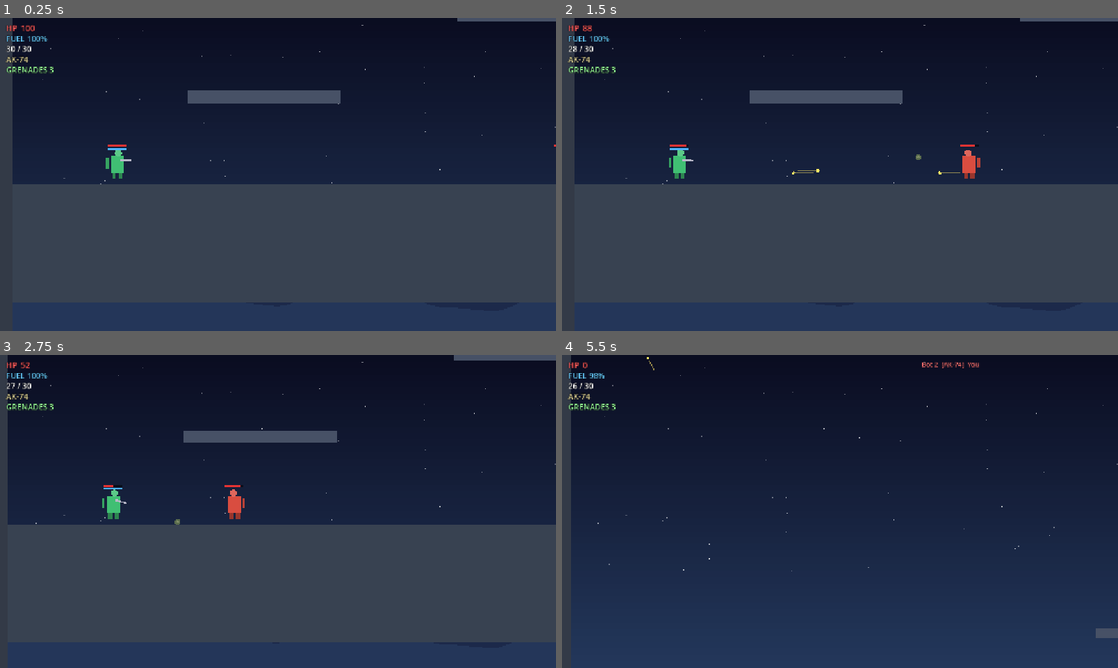
Above: before the commit, frames 1-4 (two rows, left to right).
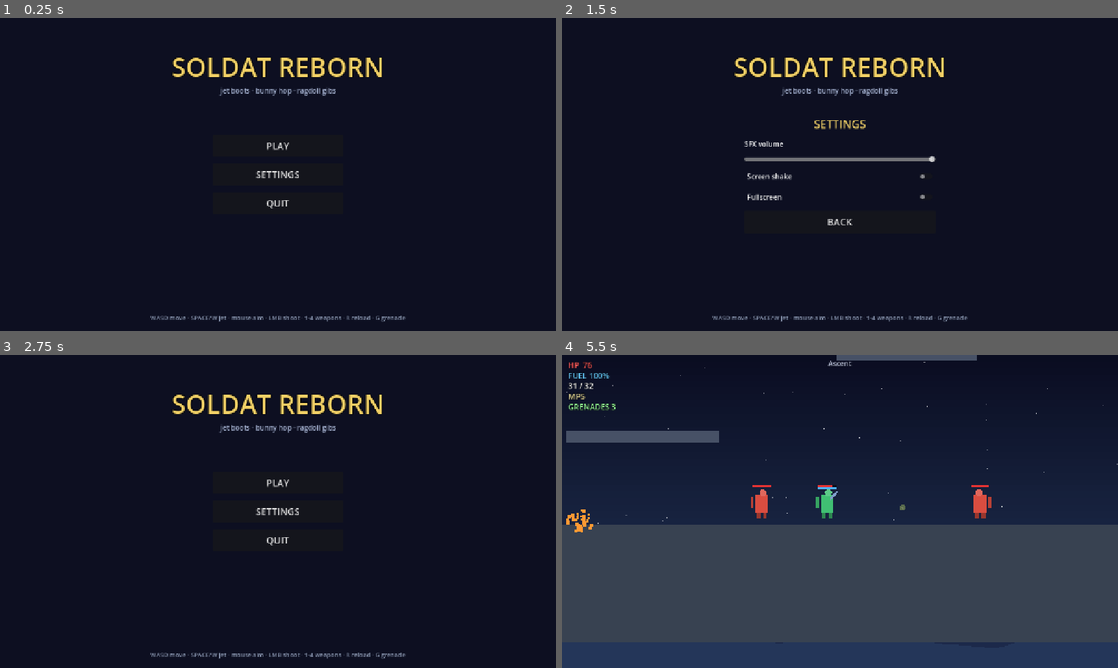
Above: after the commit, the same moments.

Repository: Predator04/Soldat-Reborn
Game: Godot game, scene res://scenes/menu.tscn
Same seed, same stepped clock (60 frames per second), same inputs: the game is played once before the commit and once after it. Before the commit the project starts from res://scenes/main.tscn.
Inputs (mouse positions are in pixels of both pictures, inside the frame that each line leads up to):
- Up to frame 1 (0.25 s): no input
- Up to frame 2 (1.5 s): click (840, 174) at 0.5 s, where only the run after the commit has a clickable "SETTINGS"; click (840, 177) at 1.25 s, where only the run after the commit has a clickable "Screen shake"
- Up to frame 3 (2.75 s): click (278, 558) at 2 s, where only the run after the commit has a clickable "BACK"
- Up to frame 4 (5.5 s): click (840, 483) at 2.75 s, where only the run after the commit has a clickable "PLAY"; move the mouse to (962, 495) at 3.52 s; hold 1 3.53-4.28 s; hold D 3.53-5.03 s; click (962, 495) at 3.67 s; tap Space at 3.77, 4.52 s; move the mouse to (728, 527) at 4.27 s; tap 2 at 4.35 s; click (728, 527) at 4.42 s; move the mouse to (895, 442) at 5.02 s; hold A from 5.03 s (still down); hold 3 from 5.03 s (still down); click (895, 442) at 5.17 s

The runs differ from the first frame. In frame 1, 63% of the frame differs, in the area x 0-100%, y 0-100%; in frame 2, 62%; in frame 3, 63%; in frame 4, 34%.

Commit message:
Main menu + settings, 3 map layouts (Ascent/Towers/Pillars)

Diff:
--- a/project.godot
+++ b/project.godot
@@ -6,12 +6,13 @@
 [application]
 
 config/name="Soldat Reborn"
-run/main_scene="res://scenes/main.tscn"
+run/main_scene="res://scenes/menu.tscn"
 config/features=PackedStringArray("4.7", "GL Compatibility")
 
 [autoload]
 
 Sfx="*res://scripts/sfx.gd"
+Settings="*res://scripts/settings.gd"
 
 [display]
 
--- /dev/null
+++ b/scenes/menu.tscn
@@ -0,0 +1,6 @@
+[gd_scene load_steps=2 format=3]
+
+[ext_resource type="Script" path="res://scripts/menu.gd" id="1"]
+
+[node name="Menu" type="Control"]
+script = ExtResource("1")
--- a/scripts/hud.gd
+++ b/scripts/hud.gd
@@ -2,11 +2,13 @@
 ## HUD — health, fuel, ammo, weapon, grenades, kill feed.
 
 var player: Node2D
+var map_name := ""
 var lbl_health: Label
 var lbl_fuel: Label
 var lbl_ammo: Label
 var lbl_weapon: Label
 var lbl_grenades: Label
+var lbl_map: Label
 var feed: VBoxContainer
 
 const FEED_MAX := 5
@@ -28,6 +30,16 @@
 	feed.alignment = BoxContainer.ALIGNMENT_END
 	feed.add_theme_constant_override("separation", 3)
 	add_child(feed)
+	lbl_map = Label.new()
+	lbl_map.horizontal_alignment = HORIZONTAL_ALIGNMENT_CENTER
+	lbl_map.set_anchors_preset(Control.PRESET_TOP_WIDE)
+	lbl_map.offset_top = 8
+	lbl_map.offset_bottom = 30
+	lbl_map.add_theme_font_size_override("font_size", 16)
+	lbl_map.add_theme_color_override("font_color", Color(0.75, 0.78, 0.88))
+	lbl_map.add_theme_color_override("font_outline_color", Color(0, 0, 0, 0.8))
+	lbl_map.add_theme_constant_override("outline_size", 3)
+	add_child(lbl_map)
 
 
 func _make_label(pos: Vector2, col: Color) -> Label:
@@ -65,6 +77,7 @@
 
 
 func _process(_delta: float) -> void:
+	lbl_map.text = map_name
 	if not is_instance_valid(player):
 		return
 	lbl_health.text = "HP  %d" % int(player.health)
--- a/scripts/main.gd
+++ b/scripts/main.gd
@@ -11,14 +11,60 @@
 
 var player: Node2D = null
 var hud: CanvasLayer = null
-var spawn_point := Vector2(200, 1050)
+var _map: Dictionary = {}
 
 const MAP_W := 3200.0
 const MAP_H := 1200.0
 const GROUND_Y := 1150.0
 
+const MAPS := [
+	{
+		"name": "Ascent",
+		"platforms": [
+			{"p": Vector2(450, 900), "s": Vector2(260, 22)},
+			{"p": Vector2(900, 760), "s": Vector2(240, 22)},
+			{"p": Vector2(1350, 640), "s": Vector2(240, 22)},
+			{"p": Vector2(1800, 540), "s": Vector2(240, 22)},
+			{"p": Vector2(2250, 660), "s": Vector2(240, 22)},
+			{"p": Vector2(2700, 800), "s": Vector2(240, 22)},
+		],
+		"player_spawn": Vector2(200, 1050),
+		"bot_spawns": [Vector2(1000, 1050), Vector2(1600, 500), Vector2(2400, 1050), Vector2(2900, 760)],
+	},
+	{
+		"name": "Towers",
+		"platforms": [
+			{"p": Vector2(500, 900), "s": Vector2(220, 22)},
+			{"p": Vector2(500, 700), "s": Vector2(220, 22)},
+			{"p": Vector2(2700, 900), "s": Vector2(220, 22)},
+			{"p": Vector2(2700, 700), "s": Vector2(220, 22)},
+			{"p": Vector2(1600, 620), "s": Vector2(620, 22)},
+			{"p": Vector2(1000, 980), "s": Vector2(180, 22)},
+			{"p": Vector2(2200, 980), "s": Vector2(180, 22)},
+		],
+		"player_spawn": Vector2(200, 1050),
+		"bot_spawns": [Vector2(500, 640), Vector2(2700, 640), Vector2(1600, 560), Vector2(1600, 1050)],
+	},
+	{
+		"name": "Pillars",
+		"platforms": [
+			{"p": Vector2(800, 920), "s": Vector2(70, 22)},
+			{"p": Vector2(1200, 800), "s": Vector2(70, 22)},
+			{"p": Vector2(1600, 700), "s": Vector2(70, 22)},
+			{"p": Vector2(2000, 800), "s": Vector2(70, 22)},
+			{"p": Vector2(2400, 920), "s": Vector2(70, 22)},
+			{"p": Vector2(600, 880), "s": Vector2(130, 22)},
+			{"p": Vector2(2600, 880), "s": Vector2(130, 22)},
+		],
+		"player_spawn": Vector2(200, 1050),
+		"bot_spawns": [Vector2(800, 860), Vector2(1600, 640), Vector2(2400, 860), Vector2(1600, 1050)],
+	},
+]
+
 
 func _ready() -> void:
+	_map = MAPS[Settings.map_index % MAPS.size()]
+	Settings.map_index = (Settings.map_index + 1) % MAPS.size()
 	_build_sky()
 	_build_parallax()
 	_build_terrain()
@@ -70,19 +116,15 @@
 
 func _build_terrain() -> void:
 	_make_platform(Vector2(MAP_W / 2.0, GROUND_Y), Vector2(MAP_W + 200, 200), Color(0.22, 0.26, 0.32))
-	_make_platform(Vector2(450, 900), Vector2(260, 22), Color(0.28, 0.32, 0.4))
-	_make_platform(Vector2(900, 760), Vector2(240, 22), Color(0.28, 0.32, 0.4))
-	_make_platform(Vector2(1350, 640), Vector2(240, 22), Color(0.28, 0.32, 0.4))
-	_make_platform(Vector2(1800, 540), Vector2(240, 22), Color(0.28, 0.32, 0.4))
-	_make_platform(Vector2(2250, 660), Vector2(240, 22), Color(0.28, 0.32, 0.4))
-	_make_platform(Vector2(2700, 800), Vector2(240, 22), Color(0.28, 0.32, 0.4))
+	for pl in _map["platforms"]:
+		_make_platform(pl["p"], pl["s"], Color(0.28, 0.32, 0.4))
 	_make_platform(Vector2(0, MAP_H / 2.0), Vector2(40, MAP_H * 2.0), Color(0.2, 0.23, 0.28))
 	_make_platform(Vector2(MAP_W, MAP_H / 2.0), Vector2(40, MAP_H * 2.0), Color(0.2, 0.23, 0.28))
 
 
 func _spawn_player() -> void:
 	var p := player_scene.instantiate()
-	p.position = spawn_point
+	p.position = _map["player_spawn"]
 	p.team = 0
 	p.died.connect(_on_player_died)
 	add_child(p)
@@ -100,7 +142,7 @@
 
 
 func _spawn_bots() -> void:
-	var spots := [Vector2(1000, 1050), Vector2(1600, 500), Vector2(2400, 1050), Vector2(2900, 760)]
+	var spots: Array = _map["bot_spawns"]
 	for i in spots.size():
 		var b := bot_scene.instantiate()
 		b.position = spots[i]
@@ -114,4 +156,5 @@
 	hud.set_script(hud_script)
 	add_child(hud)
 	hud.player = player
+	hud.map_name = str(_map["name"])
 	kill.connect(hud._on_kill)
--- /dev/null
+++ b/scripts/menu.gd
@@ -0,0 +1,146 @@
+extends Control
+## Main menu — title, Play, Settings (SFX volume / screen shake / fullscreen), Quit.
+
+var _menu_box: VBoxContainer
+var _settings_panel: VBoxContainer
+
+
+func _ready() -> void:
+	set_anchors_and_offsets_preset(Control.PRESET_FULL_RECT)
+	Settings.apply_display()
+	_build_backdrop()
+	_build_title()
+	_build_menu()
+	_build_settings()
+	_build_footer()
+
+
+func _build_backdrop() -> void:
+	var bg := ColorRect.new()
+	bg.color = Color(0.05, 0.06, 0.13)
+	bg.set_anchors_and_offsets_preset(Control.PRESET_FULL_RECT)
+	add_child(bg)
+
+
+func _build_title() -> void:
+	var title := Label.new()
+	title.text = "SOLDAT REBORN"
+	title.horizontal_alignment = HORIZONTAL_ALIGNMENT_CENTER
+	title.set_anchors_preset(Control.PRESET_TOP_WIDE)
+	title.offset_top = 70
+	title.offset_bottom = 150
+	title.add_theme_font_size_override("font_size", 60)
+	title.add_theme_color_override("font_color", Color(0.95, 0.82, 0.4))
+	title.add_theme_color_override("font_outline_color", Color(0, 0, 0, 0.8))
+	title.add_theme_constant_override("outline_size", 8)
+	add_child(title)
+
+	var sub := Label.new()
+	sub.text = "jet boots · bunny hop · ragdoll gibs"
+	sub.horizontal_alignment = HORIZONTAL_ALIGNMENT_CENTER
+	sub.set_anchors_preset(Control.PRESET_TOP_WIDE)
+	sub.offset_top = 155
+	sub.offset_bottom = 185
+	sub.add_theme_font_size_override("font_size", 16)
+	sub.add_theme_color_override("font_color", Color(0.65, 0.7, 0.82))
+	add_child(sub)
+
+
+func _build_menu() -> void:
+	_menu_box = VBoxContainer.new()
+	_menu_box.set_anchors_preset(Control.PRESET_CENTER)
+	_menu_box.grow_horizontal = Control.GROW_DIRECTION_BOTH
+	_menu_box.grow_vertical = Control.GROW_DIRECTION_BOTH
+	_menu_box.add_theme_constant_override("separation", 14)
+	add_child(_menu_box)
+
+	var play := _make_button("PLAY")
+	play.pressed.connect(func() -> void:
+		get_tree().change_scene_to_file("res://scenes/main.tscn"))
+	_menu_box.add_child(play)
+
+	var settings := _make_button("SETTINGS")
+	settings.pressed.connect(func() -> void:
+		_menu_box.visible = false
+		_settings_panel.visible = true)
+	_menu_box.add_child(settings)
+
+	var quit := _make_button("QUIT")
+	quit.pressed.connect(func() -> void: get_tree().quit())
+	_menu_box.add_child(quit)
+
+
+func _build_settings() -> void:
+	_settings_panel = VBoxContainer.new()
+	_settings_panel.set_anchors_preset(Control.PRESET_CENTER)
+	_settings_panel.grow_horizontal = Control.GROW_DIRECTION_BOTH
+	_settings_panel.grow_vertical = Control.GROW_DIRECTION_BOTH
+	_settings_panel.add_theme_constant_override("separation", 16)
+	_settings_panel.custom_minimum_size = Vector2(440, 0)
+	_settings_panel.visible = false
+	add_child(_settings_panel)
+
+	var head := Label.new()
+	head.text = "SETTINGS"
+	head.horizontal_alignment = HORIZONTAL_ALIGNMENT_CENTER
+	head.add_theme_font_size_override("font_size", 26)
+	head.add_theme_color_override("font_color", Color(0.95, 0.82, 0.4))
+	_settings_panel.add_child(head)
+
+	var vol_lbl := Label.new()
+	vol_lbl.text = "SFX volume"
+	vol_lbl.add_theme_font_size_override("font_size", 16)
+	_settings_panel.add_child(vol_lbl)
+
+	var vol := HSlider.new()
+	vol.min_value = 0.0
+	vol.max_value = 1.0
+	vol.step = 0.05
+	vol.value = Settings.sfx_volume
+	vol.value_changed.connect(func(v: float) -> void:
+		Settings.sfx_volume = v
+		Settings.save())
+	_settings_panel.add_child(vol)
+
+	var shake := CheckButton.new()
+	shake.text = "Screen shake"
+	shake.button_pressed = Settings.screen_shake
+	shake.toggled.connect(func(on: bool) -> void:
+		Settings.screen_shake = on
+		Settings.save())
+	_settings_panel.add_child(shake)
+
+	var fs := CheckButton.new()
+	fs.text = "Fullscreen"
+	fs.button_pressed = Settings.fullscreen
+	fs.toggled.connect(func(on: bool) -> void:
+		Settings.fullscreen = on
+		Settings.save()
+		Settings.apply_display())
+	_settings_panel.add_child(fs)
+
+	var back := _make_button("BACK")
+	back.pressed.connect(func() -> void:
+		_settings_panel.visible = false
+		_menu_box.visible = true)
+	_settings_panel.add_child(back)
+
+
+func _build_footer() -> void:
+	var foot := Label.new()
+	foot.text = "WASD move · SPACE/W jet · mouse aim · LMB shoot · 1-4 weapons · R reload · G grenade"
+	foot.horizontal_alignment = HORIZONTAL_ALIGNMENT_CENTER
+	foot.set_anchors_preset(Control.PRESET_BOTTOM_WIDE)
+	foot.offset_top = -40
+	foot.offset_bottom = -12
+	foot.add_theme_font_size_override("font_size", 14)
+	foot.add_theme_color_override("font_color", Color(0.55, 0.6, 0.7))
+	add_child(foot)
+
+
+func _make_button(text: String) -> Button:
+	var b := Button.new()
+	b.text = text
+	b.custom_minimum_size = Vector2(300, 52)
+	b.add_theme_font_size_override("font_size", 22)
+	return b
--- a/scripts/player.gd
+++ b/scripts/player.gd
@@ -263,6 +263,8 @@
 
 
 func _shake(amount: float) -> void:
+	if not Settings.screen_shake:
+		return
 	shake = maxf(shake, amount)
 
 
--- /dev/null
+++ b/scripts/settings.gd
@@ -0,0 +1,39 @@
+extends Node
+## Settings — persistent user preferences (autoload singleton "Settings").
+
+const PATH := "user://settings.cfg"
+
+var sfx_volume := 1.0          # 0.0 = muted, 1.0 = full
+var screen_shake := true
+var fullscreen := false
+var map_index := 0             # which map layout the next game loads
+
+
+func _ready() -> void:
+	load_settings()
+
+
+func load_settings() -> void:
+	var cf := ConfigFile.new()
+	if cf.load(PATH) != OK:
+		return
+	sfx_volume = float(cf.get_value("audio", "sfx_volume", 1.0))
+	screen_shake = bool(cf.get_value("game", "screen_shake", true))
+	fullscreen = bool(cf.get_value("video", "fullscreen", false))
+
+
+func save() -> void:
+	var cf := ConfigFile.new()
+	cf.set_value("audio", "sfx_volume", sfx_volume)
+	cf.set_value("game", "screen_shake", screen_shake)
+	cf.set_value("video", "fullscreen", fullscreen)
+	cf.save(PATH)
+
+
+func apply_display() -> void:
+	if DisplayServer.get_name() == "headless":
+		return
+	if fullscreen:
+		DisplayServer.window_set_mode(DisplayServer.WINDOW_MODE_FULLSCREEN)
+	else:
+		DisplayServer.window_set_mode(DisplayServer.WINDOW_MODE_WINDOWED)
--- a/scripts/sfx.gd
+++ b/scripts/sfx.gd
@@ -47,6 +47,9 @@
 
 func jet(on: bool) -> void:
 	if on:
+		if Settings.sfx_volume <= 0.0:
+			return
+		_jet_player.volume_db = -9.0 + _master_db()
 		if not _jet_player.playing:
 			_jet_player.play()
 	else:
@@ -72,14 +75,18 @@
 # ── Internals ───────────────────────────────────────────
 
 func _play(name: String, vol_db := -6.0, pitch := 1.0) -> void:
-	if not _streams.has(name):
+	if Settings.sfx_volume <= 0.0 or not _streams.has(name):
 		return
 	var p := _players[_idx]
 	_idx = (_idx + 1) % _players.size()
 	p.stream = _streams[name]
-	p.volume_db = vol_db
+	p.volume_db = vol_db + _master_db()
 	p.pitch_scale = pitch
 	p.play()
+
+
+func _master_db() -> float:
+	return linear_to_db(clampf(Settings.sfx_volume, 0.0001, 1.0))
 
 
 func _make_wav(samples: PackedFloat32Array, loop := false) -> AudioStreamWAV:
Not shown, added: scripts/menu.gd.uid
Not shown, added: scripts/settings.gd.uid
Not shown, changed: ROADMAP.md
